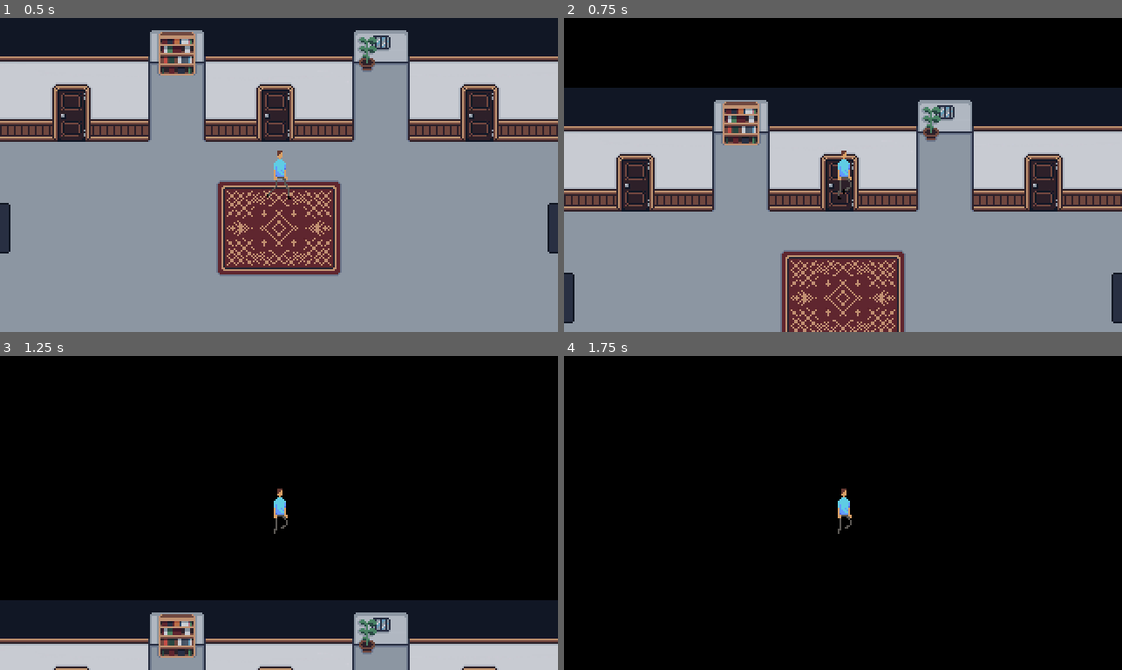
Above: before the commit, frames 1-4 (two rows, left to right).
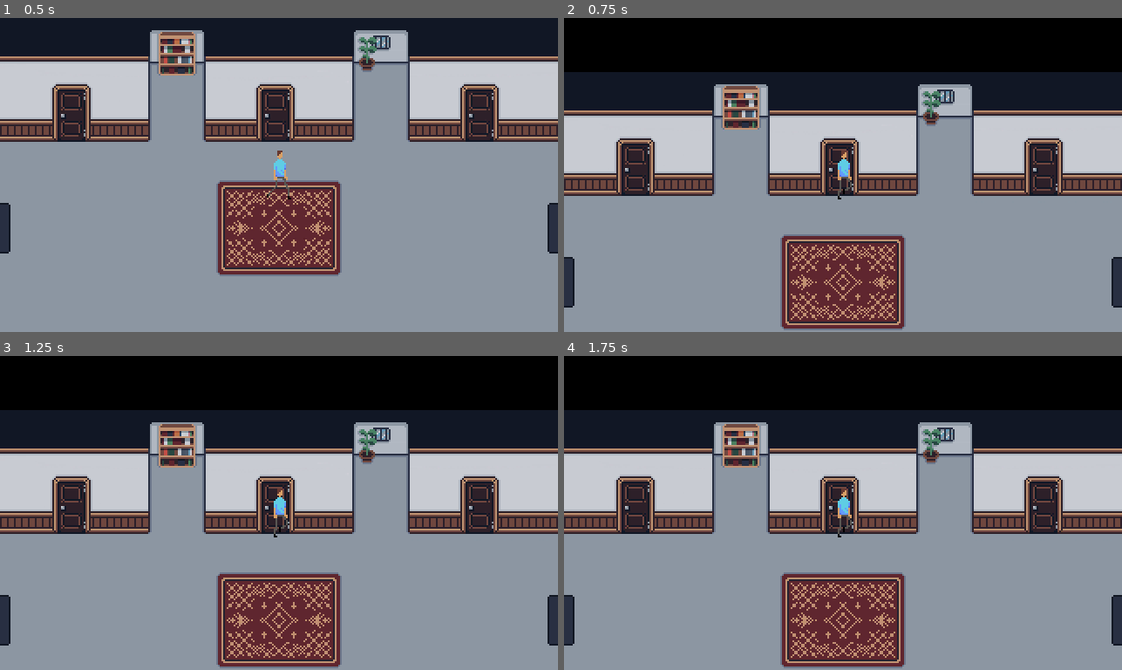
Above: after the commit, the same moments.

Repository: p2lK/Game_Jam
Game: Godot game, scene res://Scenes/main.tscn
Same seed, same stepped clock (60 frames per second), same inputs: the game is played once before the commit and once after it. This scene is started directly instead of the project's main scene.
Inputs:
- Up to frame 1 (0.5 s): no input
- Up to frame 2 (0.75 s): tap Enter at 0.5 s; hold W (up) from 0.53 s (still down)
- Up to frame 3 (1.25 s): keep holding W (up)
- Up to frame 4 (1.75 s): keep holding W (up)

Frame 1 is identical in both runs. In frame 2, 26% of the frame differs, in the area x 0-100%, y 17-100%; in frame 3, 81%; in frame 4, 83%.

Commit message:
added moooorreee collision

Diff:
--- a/Scenes/main.tscn
+++ b/Scenes/main.tscn
@@ -1,15 +1,15 @@
-[gd_scene load_steps=18 format=3 uid="uid://m46lfebhisxf"]
+[gd_scene load_steps=20 format=3 uid="uid://m46lfebhisxf"]
 
-[ext_resource type="Texture2D" uid="uid://cqwi5lj6utbvl" path="res://sprites/backgrounds/corridor1.png" id="1_8sc0c"]
+[ext_resource type="Texture2D" uid="uid://cqwi5lj6utbvl" path="res://Sprites/backgrounds/corridor1.png" id="1_8sc0c"]
 [ext_resource type="Script" path="res://scenes/gameplay.gd" id="1_kjmec"]
 [ext_resource type="Script" path="res://scenes/player.gd" id="2_epvge"]
-[ext_resource type="Texture2D" uid="uid://8epa4fkwpnog" path="res://sprites/backgrounds/corridor2.png" id="2_xkyol"]
-[ext_resource type="Texture2D" uid="uid://4ga8d8olagui" path="res://sprites/characters/Midas_Lennox_walking.png" id="3_amvyg"]
-[ext_resource type="Texture2D" uid="uid://hg6rttwnmg83" path="res://sprites/backgrounds/garden.png" id="4_a0tpe"]
-[ext_resource type="PackedScene" uid="uid://db7p8n0ts55xo" path="res://scenes/teleporter.tscn" id="5_nhd1s"]
+[ext_resource type="Texture2D" uid="uid://8epa4fkwpnog" path="res://Sprites/backgrounds/corridor2.png" id="2_xkyol"]
+[ext_resource type="Texture2D" uid="uid://4ga8d8olagui" path="res://Sprites/characters/Midas_Lennox_walking.png" id="3_amvyg"]
+[ext_resource type="Texture2D" uid="uid://hg6rttwnmg83" path="res://Sprites/backgrounds/garden.png" id="4_a0tpe"]
+[ext_resource type="PackedScene" uid="uid://db7p8n0ts55xo" path="res://Scenes/teleporter.tscn" id="5_nhd1s"]
 
 [sub_resource type="RectangleShape2D" id="RectangleShape2D_vixo0"]
-size = Vector2(20, 16)
+size = Vector2(13, 16)
 
 [sub_resource type="AtlasTexture" id="AtlasTexture_wnn4u"]
 atlas = ExtResource("3_amvyg")
@@ -66,11 +66,17 @@
 "speed": 10.0
 }]
 
-[sub_resource type="RectangleShape2D" id="RectangleShape2D_nq05i"]
-size = Vector2(12, 182)
+[sub_resource type="SegmentShape2D" id="SegmentShape2D_gy7jd"]
+b = Vector2(0, 179)
 
 [sub_resource type="RectangleShape2D" id="RectangleShape2D_67d3b"]
-size = Vector2(85.5, 71)
+size = Vector2(85.5, 58)
+
+[sub_resource type="RectangleShape2D" id="RectangleShape2D_rr88a"]
+size = Vector2(84, 59)
+
+[sub_resource type="RectangleShape2D" id="RectangleShape2D_86awa"]
+size = Vector2(85, 58)
 
 [node name="main" type="Node2D"]
 metadata/_edit_horizontal_guides_ = [30.0]
@@ -99,7 +105,7 @@
 script = ExtResource("2_epvge")
 
 [node name="col" type="CollisionShape2D" parent="gameplay/player"]
-position = Vector2(0, 7)
+position = Vector2(0.5, 7)
 shape = SubResource("RectangleShape2D_vixo0")
 
 [node name="midas_lennox" type="AnimatedSprite2D" parent="gameplay/player"]
@@ -108,15 +114,27 @@
 
 [node name="camera" type="Camera2D" parent="gameplay/player"]
 
-[node name="StaticBody2D" type="StaticBody2D" parent="gameplay"]
+[node name="Corridor1" type="StaticBody2D" parent="gameplay"]
 
-[node name="CollisionShape2D" type="CollisionShape2D" parent="gameplay/StaticBody2D"]
-position = Vector2(-166, 0)
-shape = SubResource("RectangleShape2D_nq05i")
+[node name="CollisionShape2D" type="CollisionShape2D" parent="gameplay/Corridor1"]
+position = Vector2(-159, -89)
+shape = SubResource("SegmentShape2D_gy7jd")
 
-[node name="CollisionShape2D2" type="CollisionShape2D" parent="gameplay/StaticBody2D"]
-position = Vector2(117.25, -54.5)
+[node name="CollisionShape2D2" type="CollisionShape2D" parent="gameplay/Corridor1"]
+position = Vector2(117.25, -61)
 shape = SubResource("RectangleShape2D_67d3b")
+
+[node name="CollisionShape2D3" type="CollisionShape2D" parent="gameplay/Corridor1"]
+position = Vector2(-117, -60.5)
+shape = SubResource("RectangleShape2D_rr88a")
+
+[node name="CollisionShape2D4" type="CollisionShape2D" parent="gameplay/Corridor1"]
+position = Vector2(0.5, -61)
+shape = SubResource("RectangleShape2D_86awa")
+
+[node name="CollisionShape2D5" type="CollisionShape2D" parent="gameplay/Corridor1"]
+position = Vector2(160, -90)
+shape = SubResource("SegmentShape2D_gy7jd")
 
 [node name="teleporters" type="Node2D" parent="gameplay"]
 
--- a/scenes/main.tscn
+++ b/scenes/main.tscn
@@ -1,15 +1,15 @@
-[gd_scene load_steps=18 format=3 uid="uid://m46lfebhisxf"]
+[gd_scene load_steps=20 format=3 uid="uid://m46lfebhisxf"]
 
-[ext_resource type="Texture2D" uid="uid://cqwi5lj6utbvl" path="res://sprites/backgrounds/corridor1.png" id="1_8sc0c"]
+[ext_resource type="Texture2D" uid="uid://cqwi5lj6utbvl" path="res://Sprites/backgrounds/corridor1.png" id="1_8sc0c"]
 [ext_resource type="Script" path="res://scenes/gameplay.gd" id="1_kjmec"]
 [ext_resource type="Script" path="res://scenes/player.gd" id="2_epvge"]
-[ext_resource type="Texture2D" uid="uid://8epa4fkwpnog" path="res://sprites/backgrounds/corridor2.png" id="2_xkyol"]
-[ext_resource type="Texture2D" uid="uid://4ga8d8olagui" path="res://sprites/characters/Midas_Lennox_walking.png" id="3_amvyg"]
-[ext_resource type="Texture2D" uid="uid://hg6rttwnmg83" path="res://sprites/backgrounds/garden.png" id="4_a0tpe"]
-[ext_resource type="PackedScene" uid="uid://db7p8n0ts55xo" path="res://scenes/teleporter.tscn" id="5_nhd1s"]
+[ext_resource type="Texture2D" uid="uid://8epa4fkwpnog" path="res://Sprites/backgrounds/corridor2.png" id="2_xkyol"]
+[ext_resource type="Texture2D" uid="uid://4ga8d8olagui" path="res://Sprites/characters/Midas_Lennox_walking.png" id="3_amvyg"]
+[ext_resource type="Texture2D" uid="uid://hg6rttwnmg83" path="res://Sprites/backgrounds/garden.png" id="4_a0tpe"]
+[ext_resource type="PackedScene" uid="uid://db7p8n0ts55xo" path="res://Scenes/teleporter.tscn" id="5_nhd1s"]
 
 [sub_resource type="RectangleShape2D" id="RectangleShape2D_vixo0"]
-size = Vector2(20, 16)
+size = Vector2(13, 16)
 
 [sub_resource type="AtlasTexture" id="AtlasTexture_wnn4u"]
 atlas = ExtResource("3_amvyg")
@@ -66,11 +66,17 @@
 "speed": 10.0
 }]
 
-[sub_resource type="RectangleShape2D" id="RectangleShape2D_nq05i"]
-size = Vector2(12, 182)
+[sub_resource type="SegmentShape2D" id="SegmentShape2D_gy7jd"]
+b = Vector2(0, 179)
 
 [sub_resource type="RectangleShape2D" id="RectangleShape2D_67d3b"]
-size = Vector2(85.5, 71)
+size = Vector2(85.5, 58)
+
+[sub_resource type="RectangleShape2D" id="RectangleShape2D_rr88a"]
+size = Vector2(84, 59)
+
+[sub_resource type="RectangleShape2D" id="RectangleShape2D_86awa"]
+size = Vector2(85, 58)
 
 [node name="main" type="Node2D"]
 metadata/_edit_horizontal_guides_ = [30.0]
@@ -99,7 +105,7 @@
 script = ExtResource("2_epvge")
 
 [node name="col" type="CollisionShape2D" parent="gameplay/player"]
-position = Vector2(0, 7)
+position = Vector2(0.5, 7)
 shape = SubResource("RectangleShape2D_vixo0")
 
 [node name="midas_lennox" type="AnimatedSprite2D" parent="gameplay/player"]
@@ -108,15 +114,27 @@
 
 [node name="camera" type="Camera2D" parent="gameplay/player"]
 
-[node name="StaticBody2D" type="StaticBody2D" parent="gameplay"]
+[node name="Corridor1" type="StaticBody2D" parent="gameplay"]
 
-[node name="CollisionShape2D" type="CollisionShape2D" parent="gameplay/StaticBody2D"]
-position = Vector2(-166, 0)
-shape = SubResource("RectangleShape2D_nq05i")
+[node name="CollisionShape2D" type="CollisionShape2D" parent="gameplay/Corridor1"]
+position = Vector2(-159, -89)
+shape = SubResource("SegmentShape2D_gy7jd")
 
-[node name="CollisionShape2D2" type="CollisionShape2D" parent="gameplay/StaticBody2D"]
-position = Vector2(117.25, -54.5)
+[node name="CollisionShape2D2" type="CollisionShape2D" parent="gameplay/Corridor1"]
+position = Vector2(117.25, -61)
 shape = SubResource("RectangleShape2D_67d3b")
+
+[node name="CollisionShape2D3" type="CollisionShape2D" parent="gameplay/Corridor1"]
+position = Vector2(-117, -60.5)
+shape = SubResource("RectangleShape2D_rr88a")
+
+[node name="CollisionShape2D4" type="CollisionShape2D" parent="gameplay/Corridor1"]
+position = Vector2(0.5, -61)
+shape = SubResource("RectangleShape2D_86awa")
+
+[node name="CollisionShape2D5" type="CollisionShape2D" parent="gameplay/Corridor1"]
+position = Vector2(160, -90)
+shape = SubResource("SegmentShape2D_gy7jd")
 
 [node name="teleporters" type="Node2D" parent="gameplay"]
 
